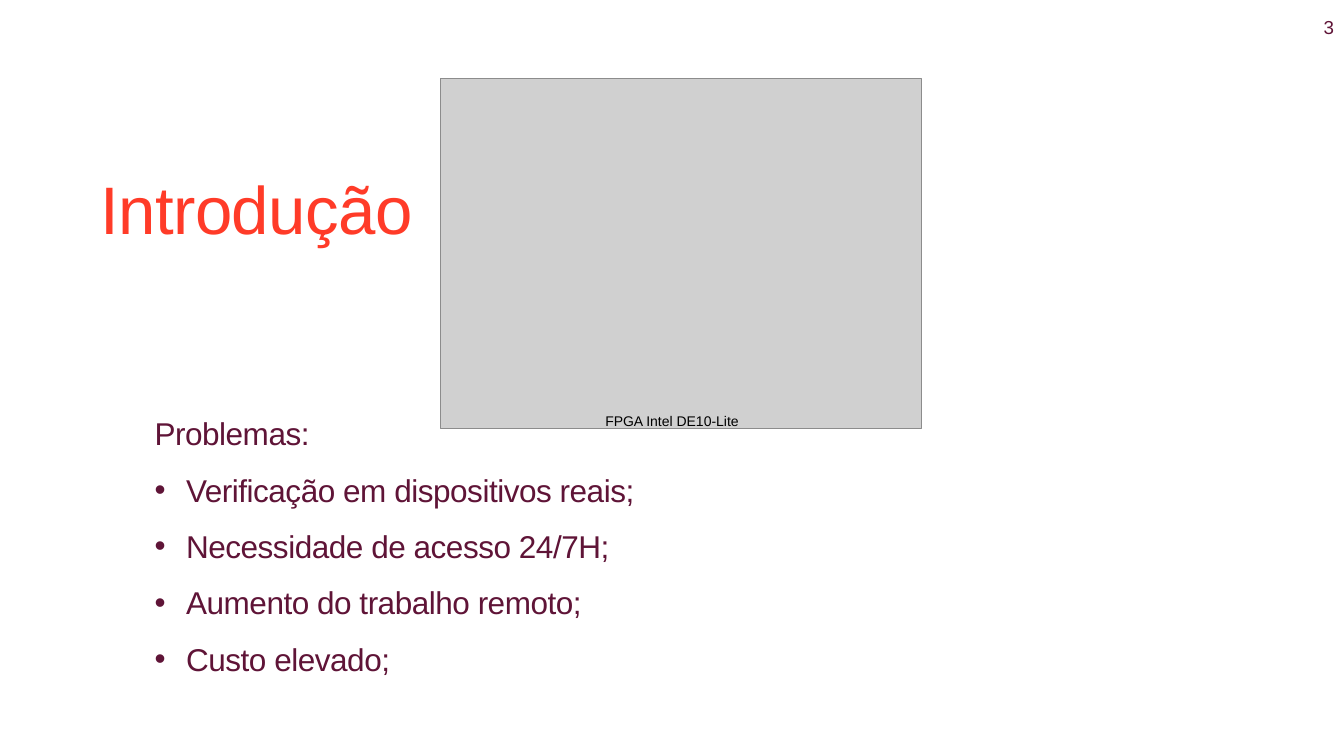
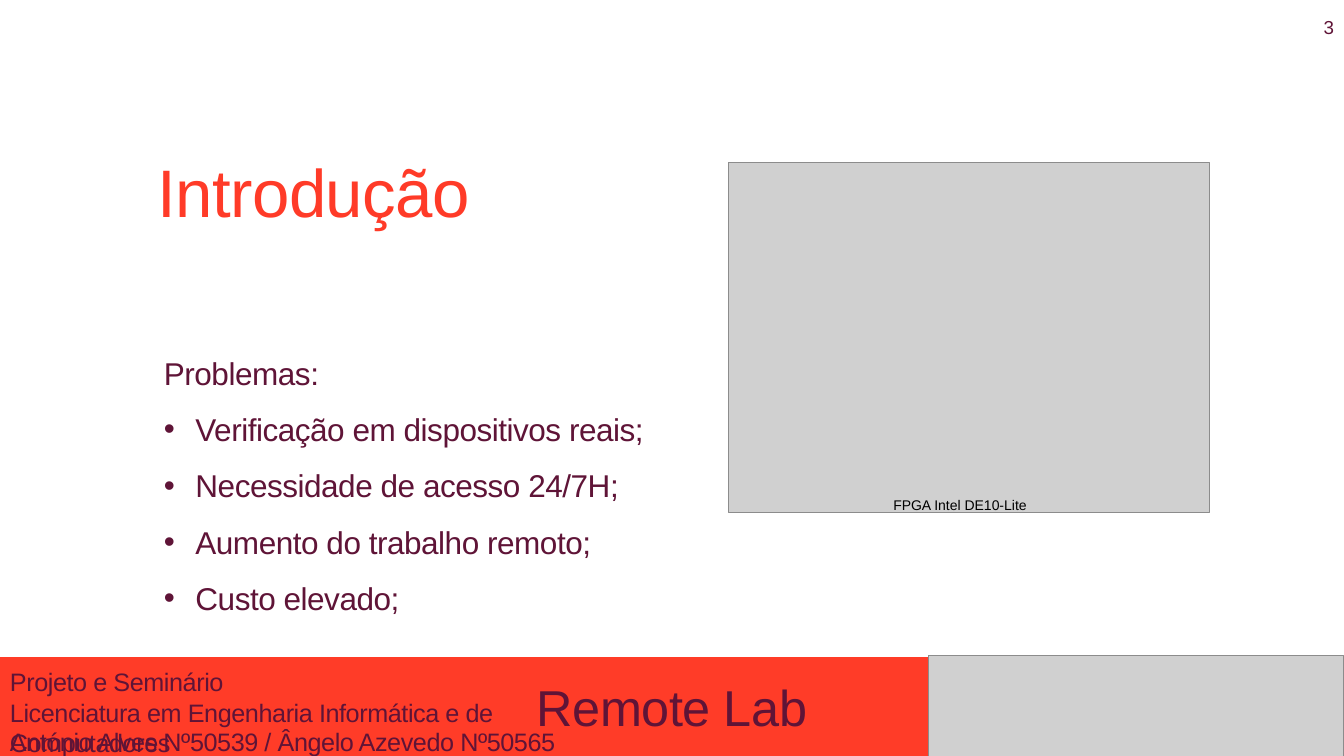
Before and after one commit to isel-remote-lab/documentation, a slide deck: slide 3 of img/ApresentacaoProgressoRL.pptx. Drawn at 1344x756 pixels with LibreOffice and Linux fonts; fonts in the diff are those of the drawing; grey boxes stand for pictures; background and template pictures are left out. Boxes give left, top, right and bottom in pixels: in the first picture for what was removed or moved away, otherwise in the second. Text is boxed around its words. In the diff, an @@ line names an element or a change of style, - is before the commit and + after.

```diff
--- a/img/ApresentacaoProgressoRL.pptx
+++ b/img/ApresentacaoProgressoRL.pptx
@@ text "Introdução": place and size @@
-text "Introdução" at <box>101,185,413,247</box>
+text "Introdução" at <box>158,168,470,230</box>
@@ picture: place and size @@
-picture at <box>441,79,922,429</box>
+picture at <box>729,162,1210,512</box>
@@ text "Problemas:": place and size @@
-text "Problemas:" at <box>155,422,635,675</box>
+text "Problemas:" at <box>164,362,644,614</box>
@@ text "FPGA Intel DE10-Lite": place and size @@
-text "FPGA Intel DE10-Lite" at <box>605,416,739,430</box>
+text "FPGA Intel DE10-Lite" at <box>893,500,1027,514</box>
@@ group added at <box>0,655,1344,756</box>: 3 texts, 1 rectangle, 1 picture @@
+Remote Lab
+António Alves Nº50539 / Ângelo Azevedo Nº50565
+Projeto e Seminário
+Licenciatura em Engenharia Informática e de Computadores
```
Also in this commit, not shown: 5 other slides changed, 3 slides added, 4 slides removed, 1 other file.
